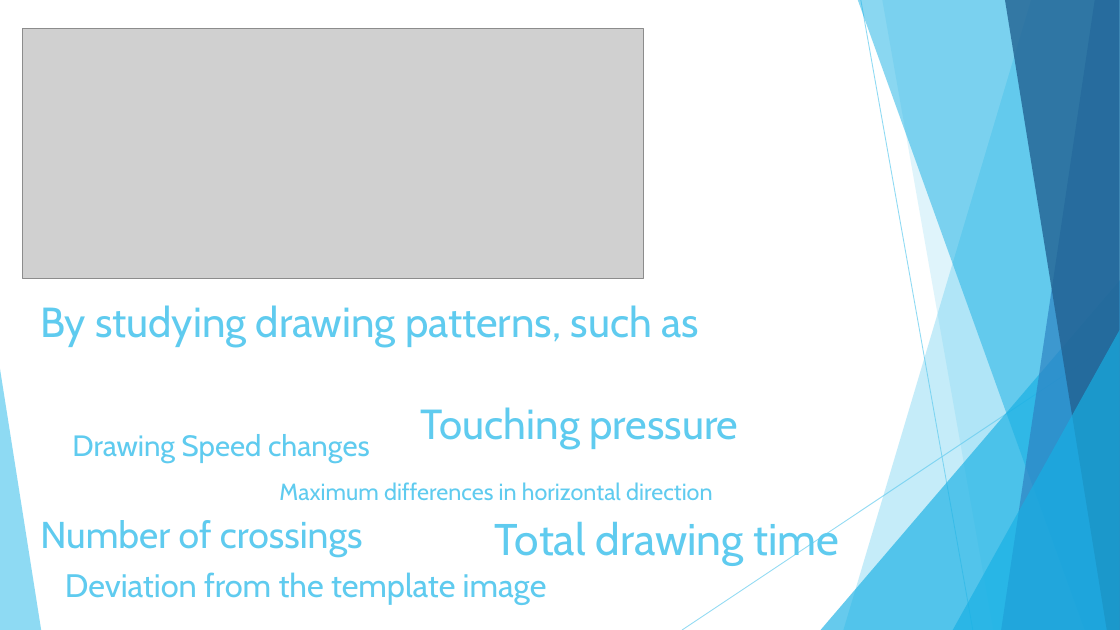
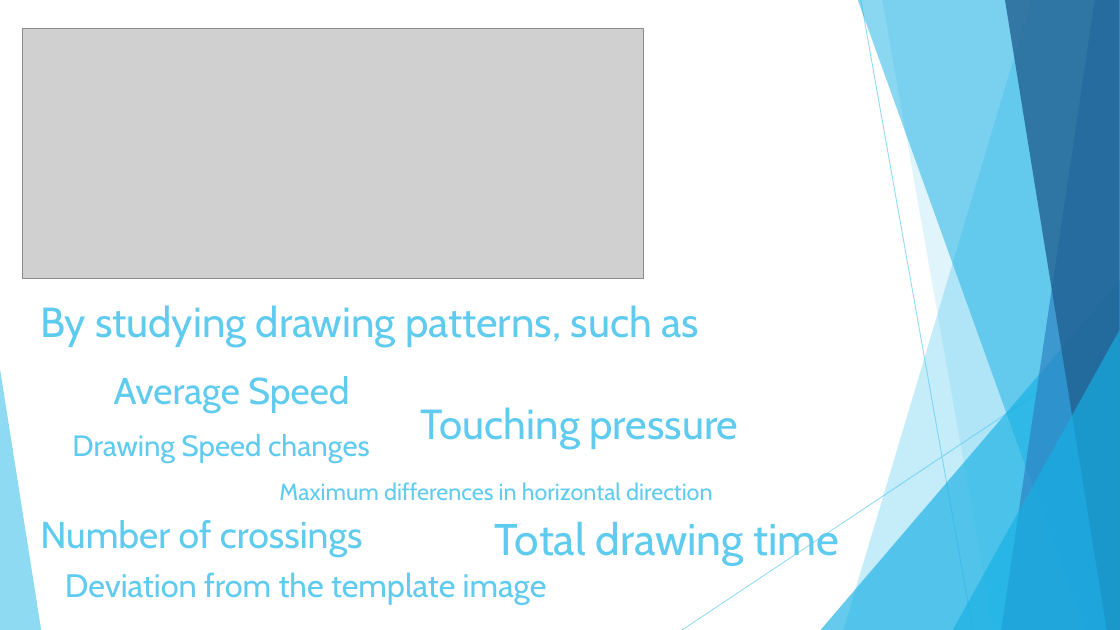
Before and after one commit to JiashuWu/NeuroGraph, a slide deck: slide 9 of Neurograph Project Presentation/Neurograph Presentation Jiashu Wu.pptx. Drawn at 1120x630 pixels with LibreOffice and Linux fonts; fonts in the diff are those of the drawing; grey boxes stand for pictures. Boxes give left, top, right and bottom in pixels: in the first picture for what was removed or moved away, otherwise in the second. Text is boxed around its words. In the diff, an @@ line names an element or a change of style, - is before the commit and + after.

```diff
--- a/Neurograph Project Presentation/Neurograph Presentation Jiashu Wu.pptx
+++ b/Neurograph Project Presentation/Neurograph Presentation Jiashu Wu.pptx
@@ text added at box(114, 376, 349, 412), 32 pt, text #5FCBEF @@
+Average Speed
```
Also in this commit, not shown: 14 other slides changed, 5 slides added, 1 other file.
